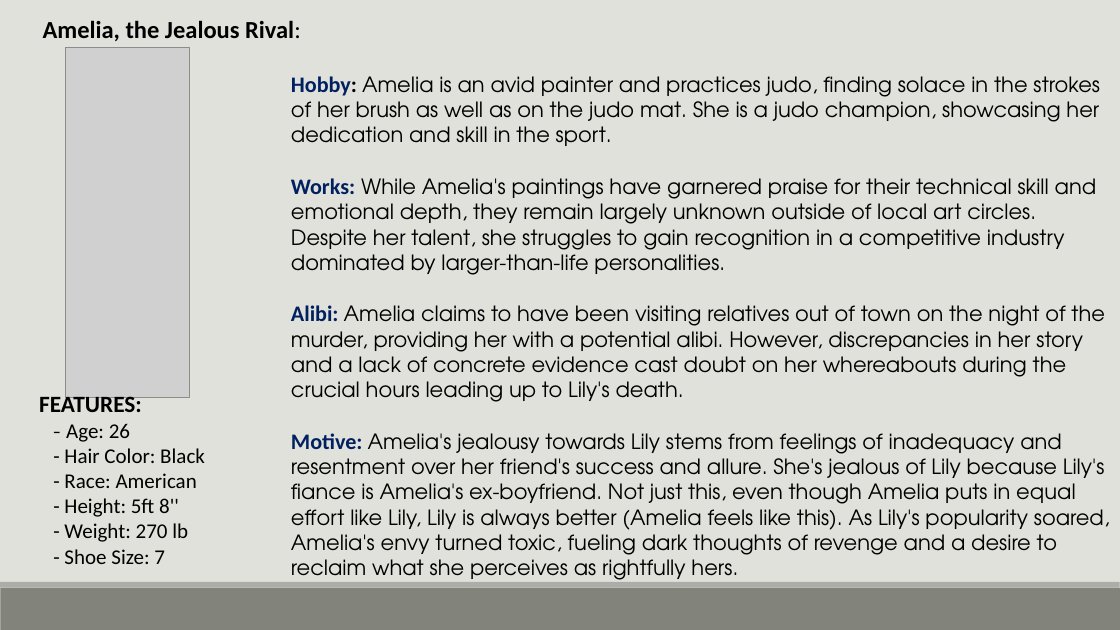
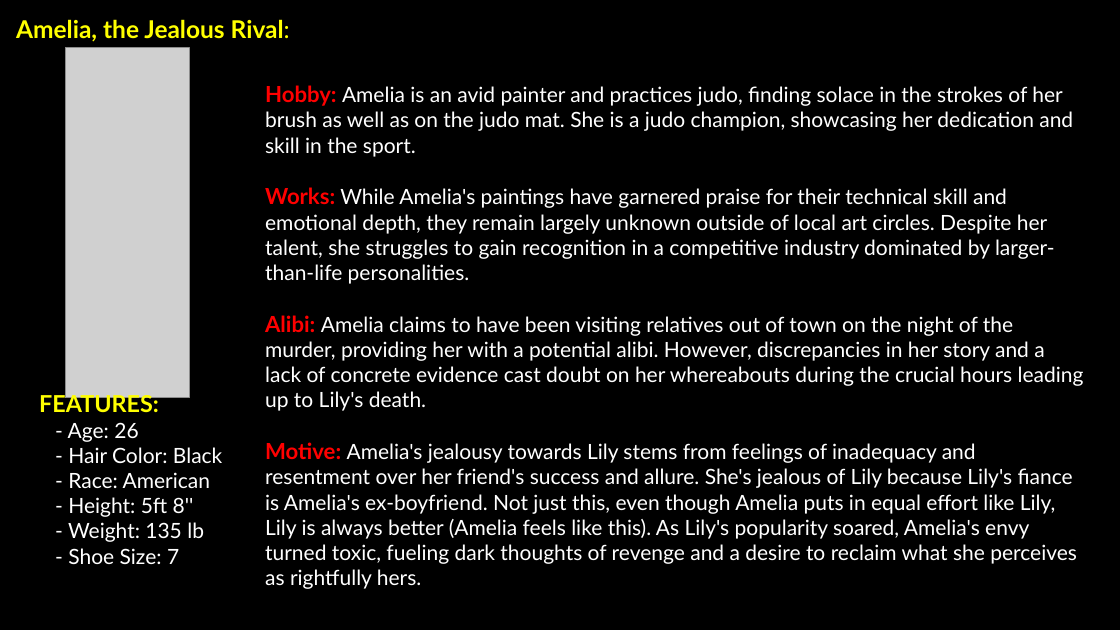
Before and after one commit to 19Naveen/Detective_Coding, a slide deck: slide 4 of Description.pptx (slide 2 before the commit). Drawn at 1120x630 pixels with LibreOffice and Linux fonts; fonts in the diff are those of the drawing; grey boxes stand for pictures; background and template pictures are left out. Boxes give left, top, right and bottom in pixels: in the first picture for what was removed or moved away, otherwise in the second. Text is boxed around its words. In the diff, an @@ line names an element or a change of style, - is before the commit and + after.

Commit message:
Changed the font style and color

```diff
--- a/Description.pptx
+++ b/Description.pptx
@@ background #E1E1DB to picture (left out) @@
@@ text "Amelia, the Jealous Rival:": place and size @@
-text "Amelia, the Jealous Rival:" at [43, 20, 301, 41]
+text "Amelia, the Jealous Rival:" at [16, 19, 290, 42]
@@ text "Amelia, the Jealous Rival:" at [16, 19, 290, 42]: font Calibri to Lato, text colour #000000 to #FFFF00 @@
@@ text "Hobby: Amelia is an avid ...": place and size @@
-text "Hobby: Amelia is an avid ..." at [291, 76, 1110, 585]
+text "Hobby: Amelia is an avid ..." at [265, 85, 1084, 589]
@@ text "Hobby: Amelia is an avid ..." at [265, 85, 1084, 589]: font Calibri to Lato, text colour #002060 to #FF0000 in "Hobby:", "Works:", "Alibi:", "Motive:"; font TeX Gyre Adventor to Lato, text colour #000000 to #FFFFFF; text colour #000000 to #FF0000 in "Hobby:" @@
@@ text at [39, 391, 222, 564]: font Calibri to Lato in "FEATURES:", "Age: 26", "- Hair Color: Black", "- Race: American" and 2 more places; text colour #000000 to #FFFF00 in "FEATURES:"; font TeX Gyre Adventor to Lato in "-"; text colour #000000 to #FFFFFF in "- Age: 26", "- Hair Color: Black", "- Race: American", "- Height: 5ft 8''" and 1 more places @@
@@ text at [68, 522, 204, 542]: text changed; font Calibri to Lato; text colour #000000 to #FFFFFF @@
-- Weight: 270 lb
+- Weight: 135 lb
@@ rectangle removed at [0, 588, 1120, 630] @@
@@ rectangle removed at [0, 582, 1120, 588] @@
```
Also in this commit, not shown: 10 other slides changed.
